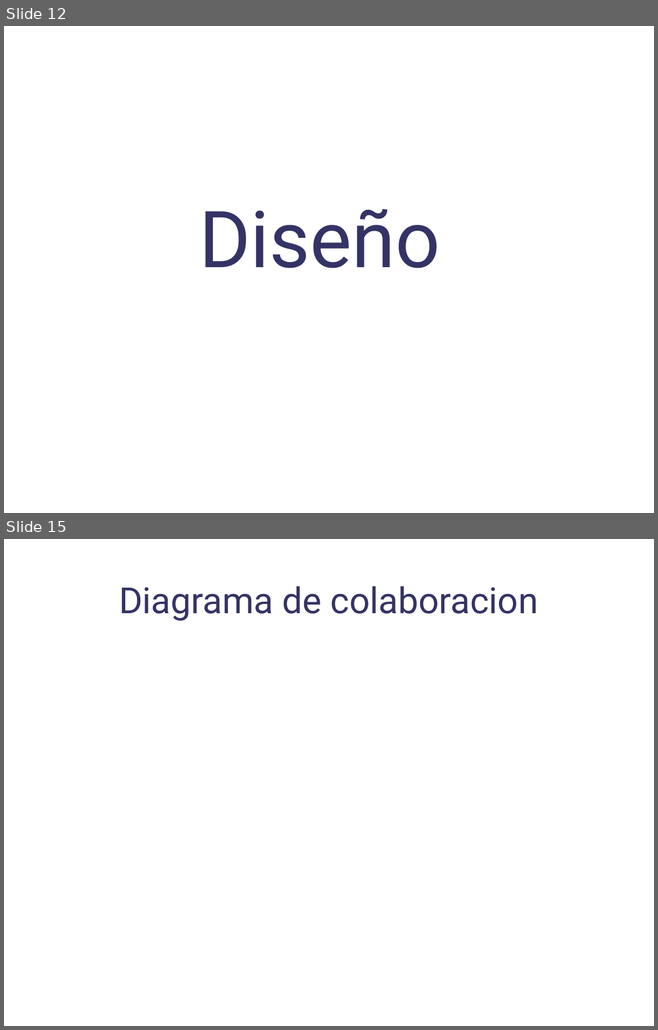
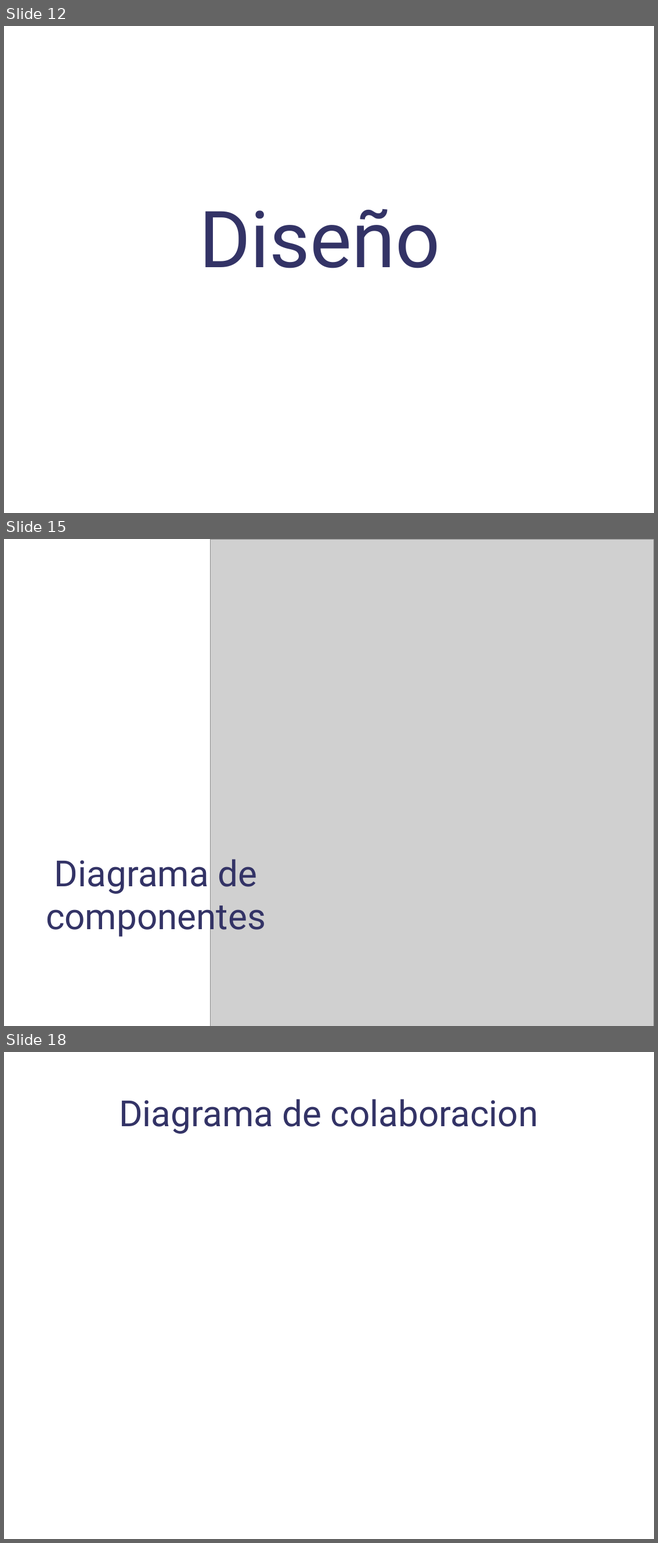
Before and after one commit to danoco78/touchteam, a slide deck: 2_iteracion/Planificacion/InformacionPresentacion/[Sergio] Presentacion-Analisis.odp. Shown one above the other, each under a label of ours: slides 12 and 15 before the commit, slides 12, 15 and 18 after it; the slides between them are not shown. The pictures are 658x1030 and 658x1543 pixels, drawn with LibreOffice and Linux fonts; fonts in the diff are those of the drawing; grey boxes stand for pictures; background and template pictures are left out. Boxes give left, top, right and bottom in pixels: in the first picture for what was removed or moved away, otherwise in the second. Text is boxed around its words. In the diff, an @@ line names an element or a change of style, - is before the commit and + after.

```diff
--- a/2_iteracion/Planificacion/InformacionPresentacion/[Sergio] Presentacion-Analisis.odp
+++ b/2_iteracion/Planificacion/InformacionPresentacion/[Sergio] Presentacion-Analisis.odp
@@ slide 15 added at <box>4,539,654,1026</box>, background picture (left out) @@
@@ picture added at <box>210,539,654,1026</box> @@
@@ title added at <box>46,859,266,939</box>, 44 pt, text #333366 @@
+Diagrama de componentes
@@ what was slide 15 is now slide 18 @@
```
Also in this commit, not shown: 3 slides changed, 3 other slides added, 1 slide removed, 1 other file.
